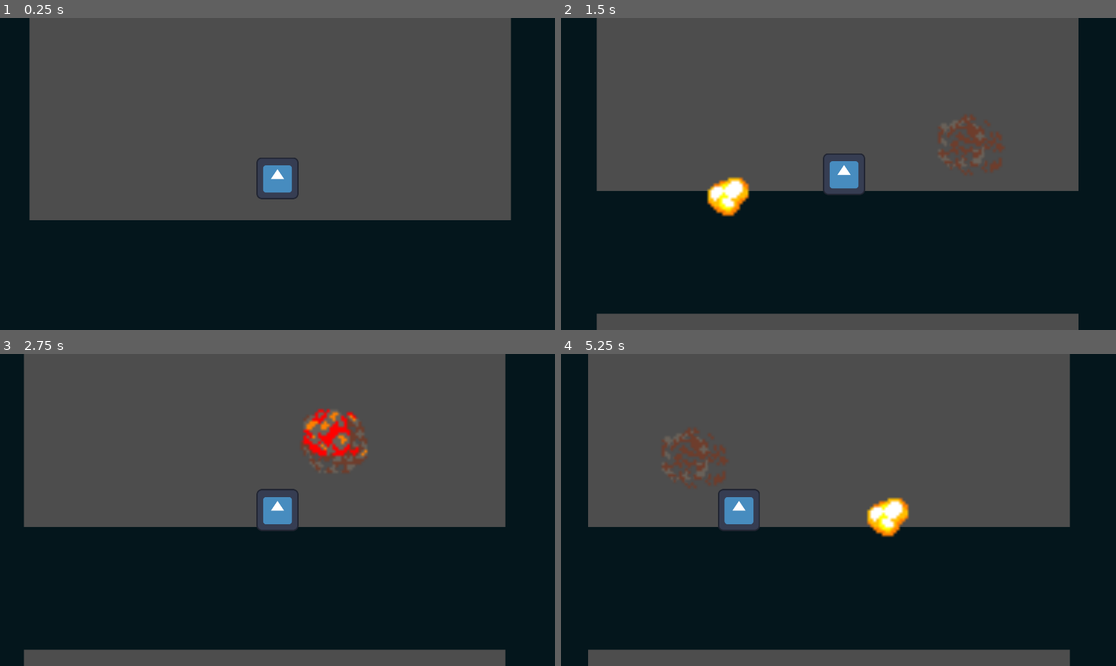
Above: before the commit, frames 1-4 (two rows, left to right).
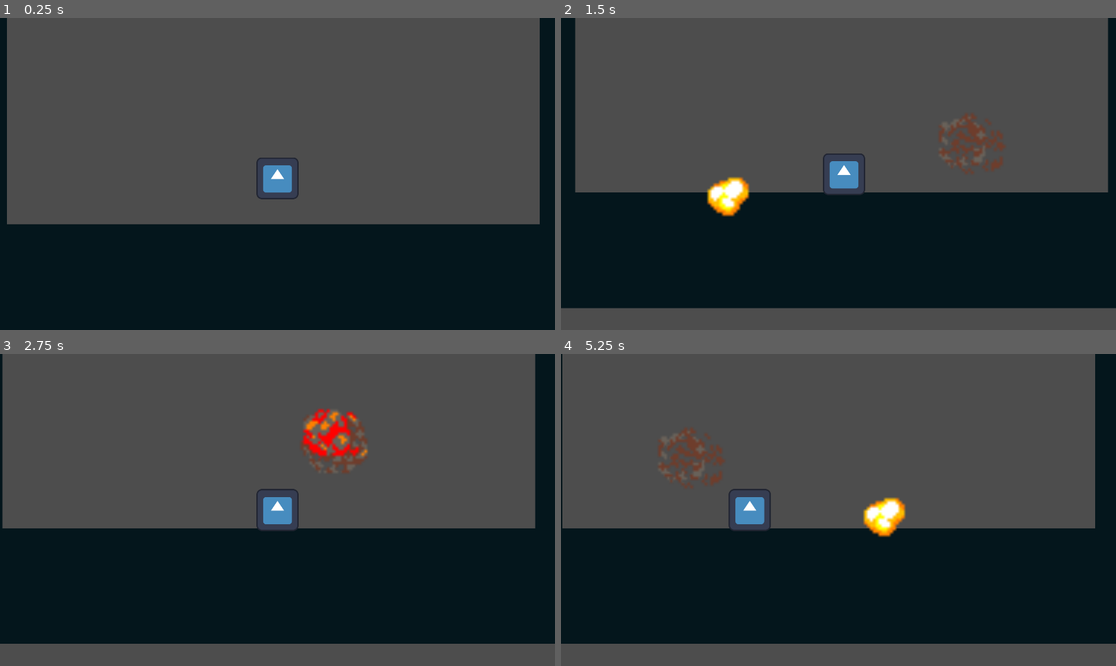
Above: after the commit, the same moments.

Repository: dandytron/BlowUP
Game: Godot game, scene res://scenes/main.tscn
Two runs of this game, one before a commit and one after it. Both use one fixed random seed, a clock stepped at 60 frames per second and the inputs below. The engine's default icon, where the game draws it, is replaced by a stand-in: a white triangle on a blue panel in a dark square.
Inputs (mouse positions are in pixels of both pictures, inside the frame that each line leads up to):
- Up to frame 1 (0.25 s): no input
- Up to frame 2 (1.5 s): move the mouse to (960, 158) at 0.52 s; click (960, 158) at 0.6 s; move the mouse to (727, 189) at 1.27 s; click (727, 189) at 1.35 s
- Up to frame 3 (2.75 s): move the mouse to (333, 441) at 2.02 s; click (333, 441) at 2.1 s
- Up to frame 4 (5.25 s): move the mouse to (810, 572) at 2.77 s; click (810, 572) at 2.85 s; move the mouse to (1005, 556) at 3.52 s; click (1005, 556) at 3.6 s; move the mouse to (672, 463) at 4.27 s; click (672, 463) at 4.35 s; move the mouse to (866, 510) at 5.02 s; click (866, 510) at 5.1 s

The runs differ from the first frame. In frame 1, 7.4% of the frame differs, in the area x 1-98%, y 0-67%; in frame 2, 8.3%; in frame 3, 8.4%; in frame 4, 9.6%, in the area x 0-100%, y 0-100%.

Commit message:
Add Platforms!

Diff:
--- a/scenes/main.tscn
+++ b/scenes/main.tscn
@@ -1,9 +1,10 @@
-[gd_scene load_steps=5 format=3 uid="uid://nuh2lic3sd55"]
+[gd_scene load_steps=6 format=3 uid="uid://nuh2lic3sd55"]
 
 [ext_resource type="Script" path="res://scripts/main.gd" id="1_6tvhn"]
 [ext_resource type="PackedScene" uid="uid://nii0ee7sq6rj" path="res://scenes/wall.tscn" id="1_haspb"]
 [ext_resource type="PackedScene" uid="uid://cuk1tj6fqa8sw" path="res://scenes/player.tscn" id="2_8ocxl"]
 [ext_resource type="Script" path="res://scripts/explosion_layer.gd" id="4_i8u82"]
+[ext_resource type="PackedScene" uid="uid://dnnm0e0oqa5vp" path="res://scenes/platform.tscn" id="5_y4gxr"]
 
 [node name="Main" type="Node2D"]
 script = ExtResource("1_6tvhn")
@@ -13,10 +14,10 @@
 rotation = 1.5708
 
 [node name="RightWall" parent="." instance=ExtResource("1_haspb")]
-position = Vector2(2008, 716)
+position = Vector2(2095, -910)
 
 [node name="LeftWall" parent="." instance=ExtResource("1_haspb")]
-position = Vector2(-83, 720)
+position = Vector2(-148, -909)
 
 [node name="John" parent="." instance=ExtResource("2_8ocxl")]
 unique_name_in_owner = true
@@ -24,3 +25,8 @@
 
 [node name="ExplosionLayer" type="Node2D" parent="."]
 script = ExtResource("4_i8u82")
+
+[node name="Platforms" type="Node" parent="."]
+
+[node name="Platform" parent="Platforms" instance=ExtResource("5_y4gxr")]
+position = Vector2(447, -29)
--- /dev/null
+++ b/scenes/platform.tscn
@@ -0,0 +1,17 @@
+[gd_scene load_steps=3 format=3 uid="uid://dnnm0e0oqa5vp"]
+
+[sub_resource type="CanvasTexture" id="CanvasTexture_5stoe"]
+
+[sub_resource type="RectangleShape2D" id="RectangleShape2D_1wvaq"]
+size = Vector2(199, 49)
+
+[node name="Platform" type="AnimatableBody2D"]
+scale = Vector2(2, 2)
+
+[node name="Sprite2D" type="Sprite2D" parent="."]
+scale = Vector2(400, 100)
+texture = SubResource("CanvasTexture_5stoe")
+
+[node name="CollisionShape2D" type="CollisionShape2D" parent="."]
+scale = Vector2(2, 2)
+shape = SubResource("RectangleShape2D_1wvaq")
--- a/scenes/wall.tscn
+++ b/scenes/wall.tscn
@@ -3,16 +3,15 @@
 [sub_resource type="CanvasTexture" id="CanvasTexture_rjqry"]
 
 [sub_resource type="RectangleShape2D" id="RectangleShape2D_rexm8"]
-size = Vector2(203.25, 1678)
+size = Vector2(196, 1995)
 
 [node name="Wall" type="StaticBody2D"]
 scale = Vector2(2, 2)
 
 [node name="Sprite2D" type="Sprite2D" parent="."]
 modulate = Color(0.0178537, 0.0875152, 0.112159, 1)
-scale = Vector2(212.5, 1687)
+scale = Vector2(200, 2000)
 texture = SubResource("CanvasTexture_rjqry")
 
 [node name="CollisionShape2D" type="CollisionShape2D" parent="."]
-position = Vector2(0, -1)
 shape = SubResource("RectangleShape2D_rexm8")
